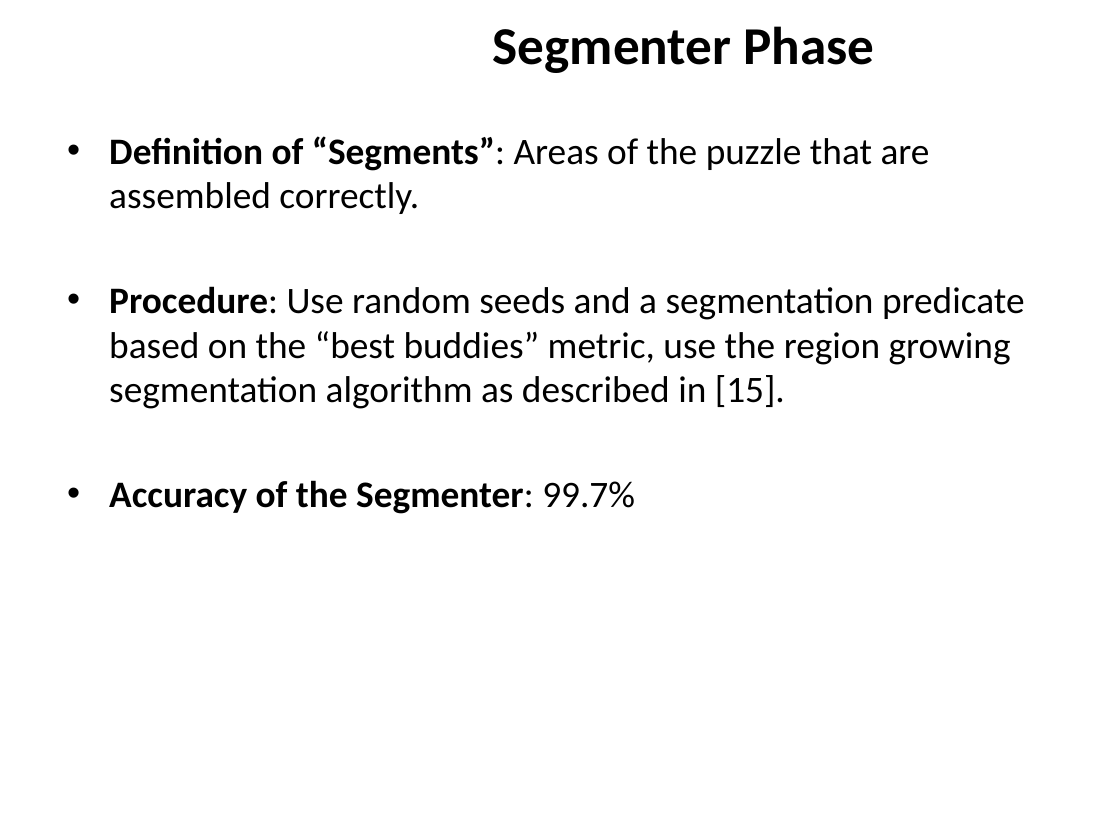
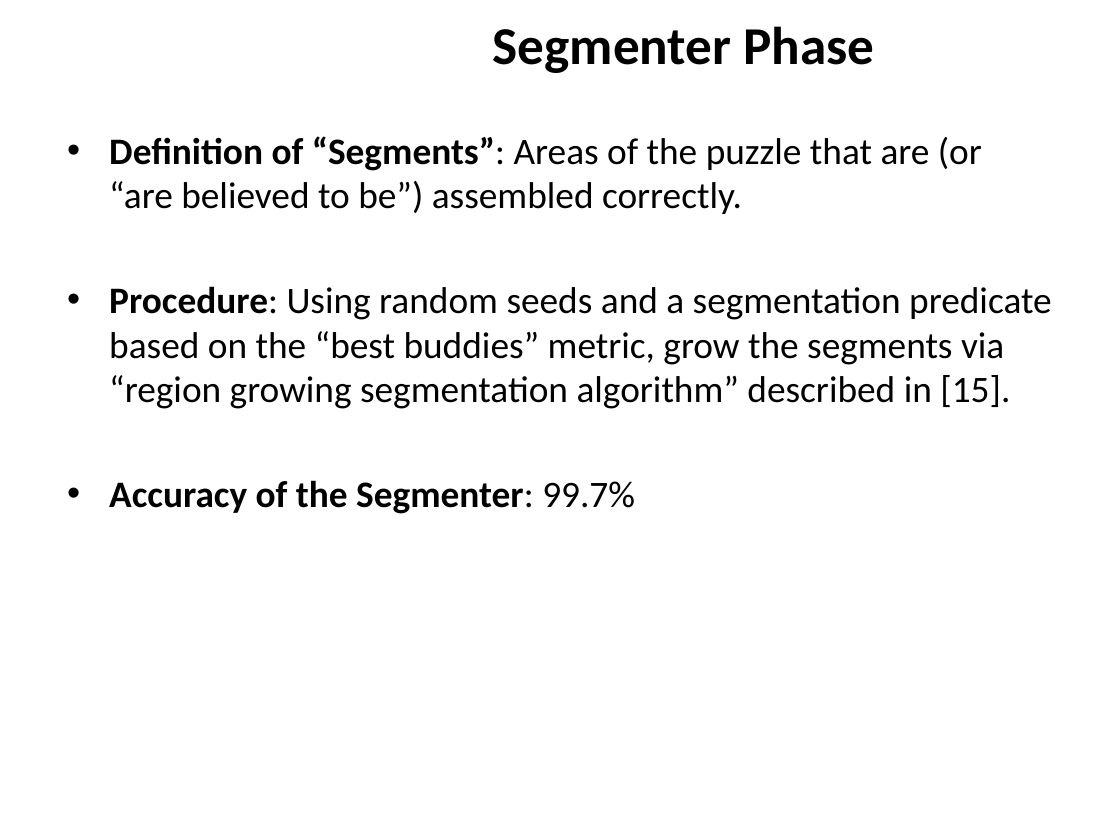
Before and after one commit to ZaydH/sjsu_thesis, a slide deck: slide 30 of Papers/Zayd_Hammoudeh_-_Square_Jigsaw_Puzzle_Problem_Literature_Review.pptx (slide 28 before the commit). Drawn at 1120x840 pixels with LibreOffice and Linux fonts; fonts in the diff are those of the drawing; background and template pictures are left out. Boxes give left, top, right and bottom in pixels: in the first picture for what was removed or moved away, otherwise in the second. Text is boxed around its words. In the diff, an @@ line names an element or a change of style, - is before the commit and + after.

```diff
--- a/Papers/Zayd_Hammoudeh_-_Square_Jigsaw_Puzzle_Problem_Literature_Review.pptx
+++ b/Papers/Zayd_Hammoudeh_-_Square_Jigsaw_Puzzle_Problem_Literature_Review.pptx
@@ text at [109,136,1052,409]: text changed @@
-• Definition of “Segments”: Areas of the puzzle that are assembled correctly.
-• Procedure: Use random seeds and a segmentation predicate based on the “best buddies” metric, use the region growing segmentation algorithm as described in [15].
+• Definition of “Segments”: Areas of the puzzle that are (or “are believed to be”) assembled correctly.
+• Procedure: Using random seeds and a segmentation predicate based on the “best buddies” metric, grow the segments via “region growing segmentation algorithm” described in [15].
```
Also in this commit, not shown: 8 other slides changed, 6 slides added, 1 slide removed, 2 other files.
